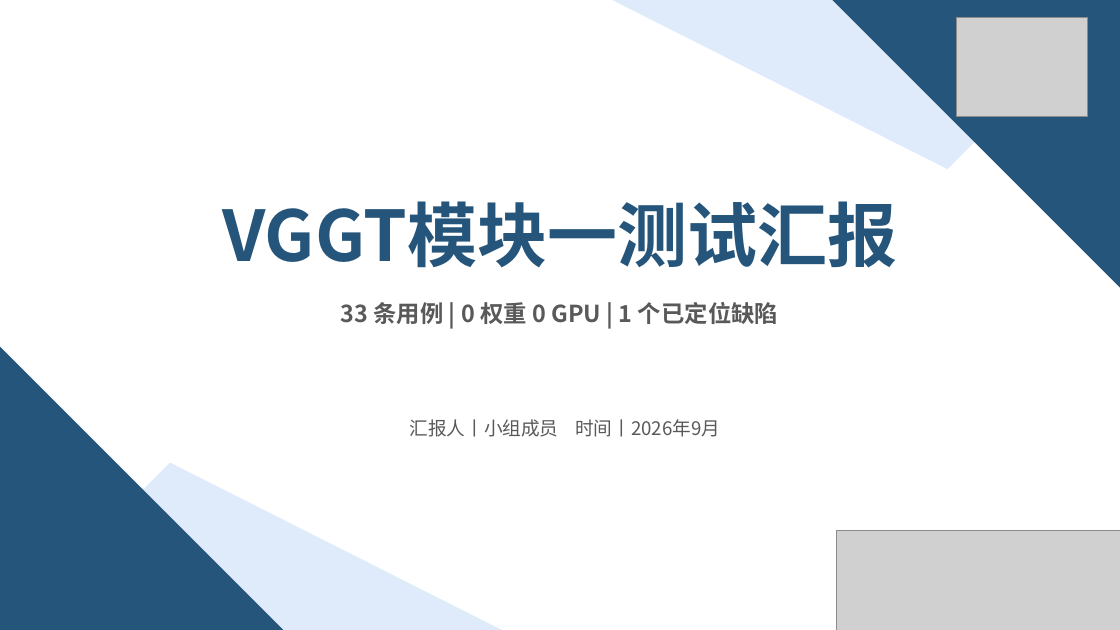
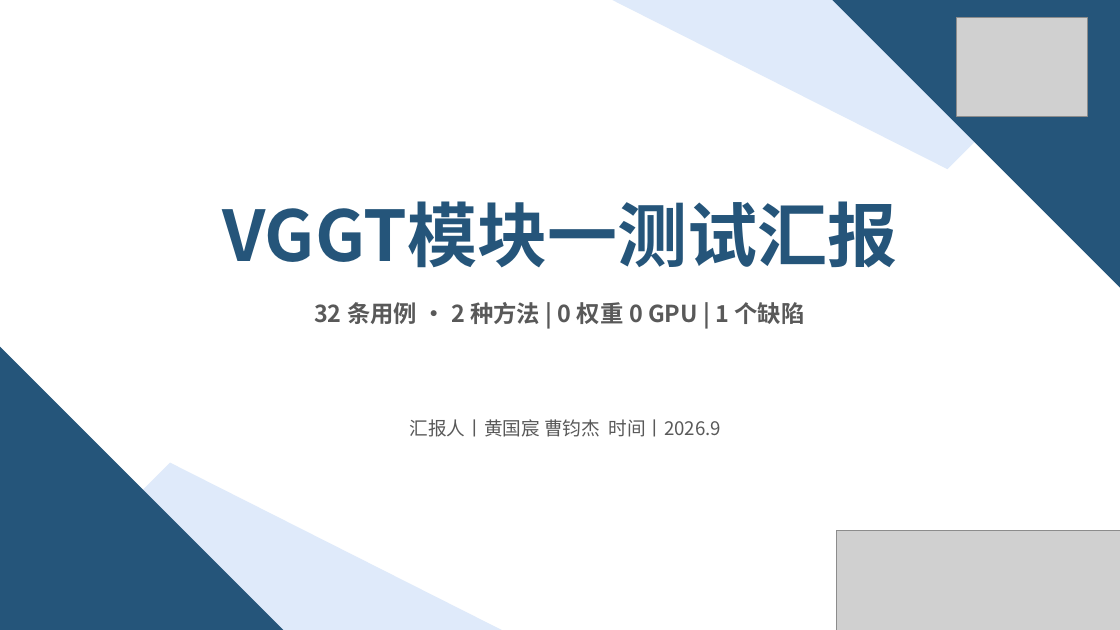
Before and after one commit to xingruliming/Software_testing, a slide deck: slide 1 of deliverables/模块一测试工作汇报/模块一测试工作汇报.pptx. Drawn at 1120x630 pixels with LibreOffice and Linux fonts; fonts in the diff are those of the drawing; grey boxes stand for pictures. Boxes give left, top, right and bottom in pixels: in the first picture for what was removed or moved away, otherwise in the second. Text is boxed around its words. In the diff, an @@ line names an element or a change of style, - is before the commit and + after.

Commit message:
模块一测试工作汇报

```diff
--- a/deliverables/模块一测试工作汇报/模块一测试工作汇报.pptx
+++ b/deliverables/模块一测试工作汇报/模块一测试工作汇报.pptx
@@ text at <box>314,302,805,324</box>: text changed @@
-33 条用例 | 0 权重 0 GPU | 1 个已定位缺陷
+32 条用例 · 2 种方法 | 0 权重 0 GPU | 1 个缺陷
@@ text at <box>410,419,721,437</box>: text changed @@
-汇报人丨小组成员 时间丨2026年9月
+汇报人丨黄国宸 曹钧杰 时间丨2026.9
```
Also in this commit, not shown: 9 other slides changed, 4 slides added, 1 slide removed, 9 other files.
